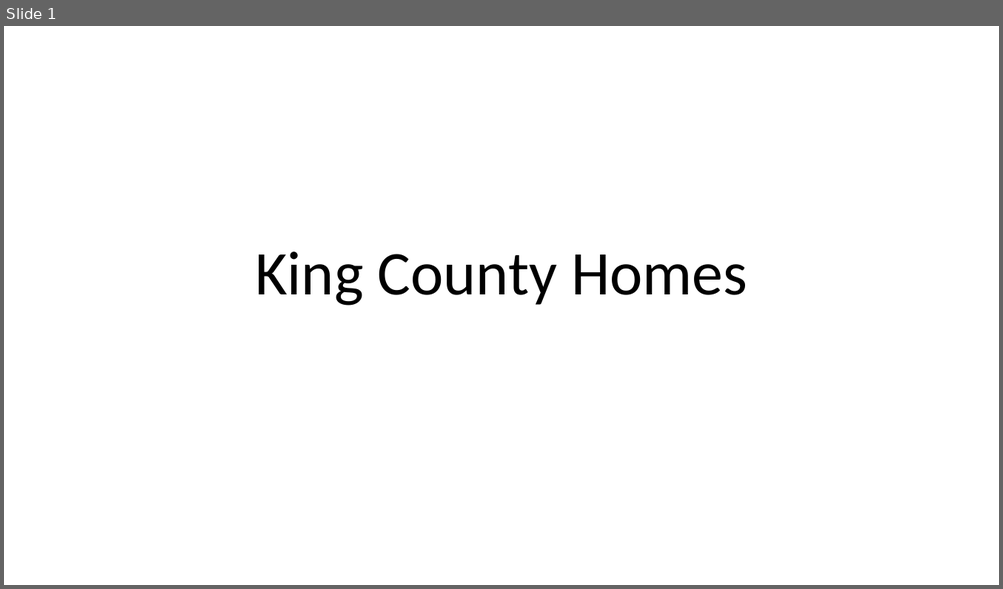
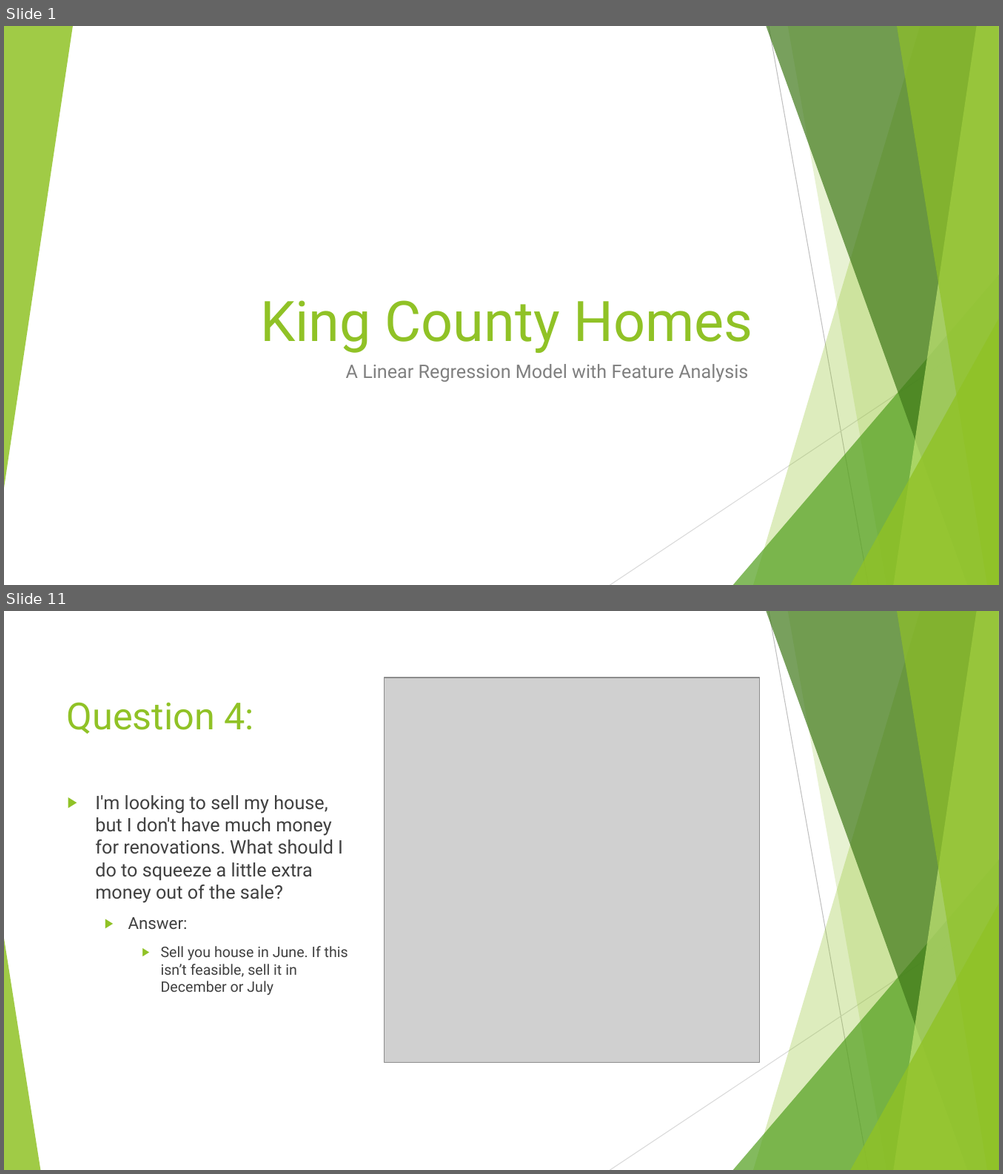
Before and after one commit to minthammock/dsc-mod-2-project-v2-1-onl01-dtsc-pt-041320, a slide deck: Non-Technical.pptx. Shown one above the other, each under a label of ours: slide 1 before the commit, slides 1 and 11 after it; the slides between them are not shown. The pictures are 1003x589 and 1003x1174 pixels, drawn with LibreOffice and Linux fonts; fonts in the diff are those of the drawing; grey boxes stand for pictures. Boxes give left, top, right and bottom in pixels: in the first picture for what was removed or moved away, otherwise in the second. Text is boxed around its words. In the diff, an @@ line names an element or a change of style, - is before the commit and + after.

```diff
--- a/Non-Technical.pptx
+++ b/Non-Technical.pptx
@@ slide 11 added at (4,611,999,1170), background #FFFFFF; not listed: 9 template elements that a slide beside it also shows @@
@@ picture added at (384,678,759,1062) @@
@@ text added at (67,702,255,734), 36 pt, text #90C226 @@
+Question 4:
@@ text added at (95,795,348,995), 18 pt, text #404040 @@
+▶ I'm looking to sell my house, but I don't have much money for renovations. What should I do to squeeze a little extra money out of the sale?
+  ▶ Answer:
+    ▶ Sell you house in June. If this isn’t feasible, sell it in December or July
@@ triangle added at (4,939,40,1170), fill #90C226 at 85% opacity @@
@@ slide 1 changed as well @@
@@ group added at (4,26,999,585): 5 freeform shapes, 3 triangles, 2 lines @@
@@ title "King County Homes": place and size @@
-title "King County Homes" at (255,252,747,306)
+title "King County Homes" at (260,301,753,353)
@@ title "King County Homes" at (260,301,753,353): size 60 to 54 pt, font Calibri to Roboto, text colour #000000 to #90C226; alignment centre to right; line spacing 0.9 to 1 @@
@@ subtitle added at (346,364,748,383), 18 pt, text #808080 @@
+A Linear Regression Model with Feature Analysis
```
Also in this commit, not shown: 1 other slide changed, 12 other slides added, 2 slides removed, 2 other files.
